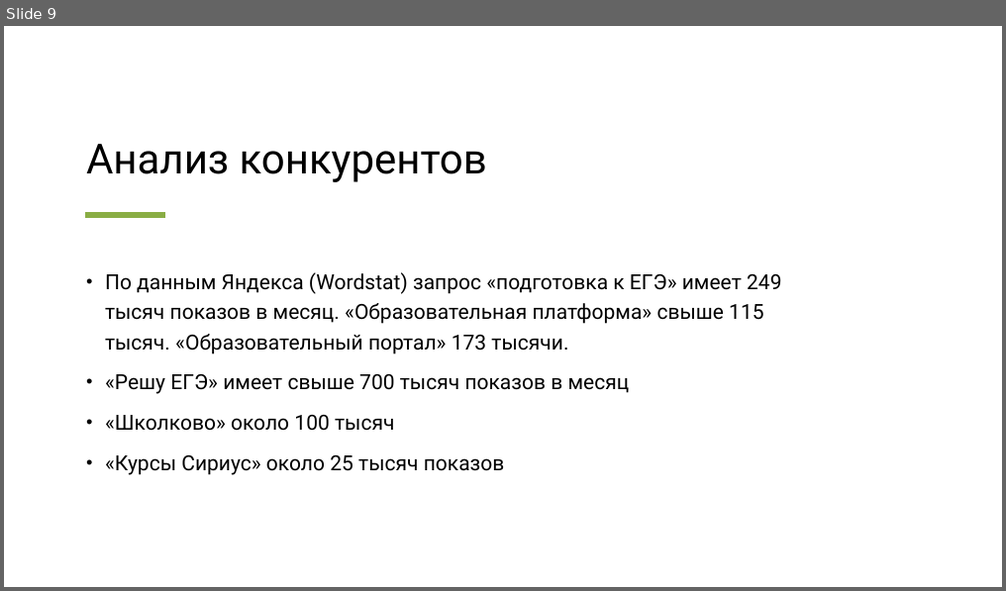
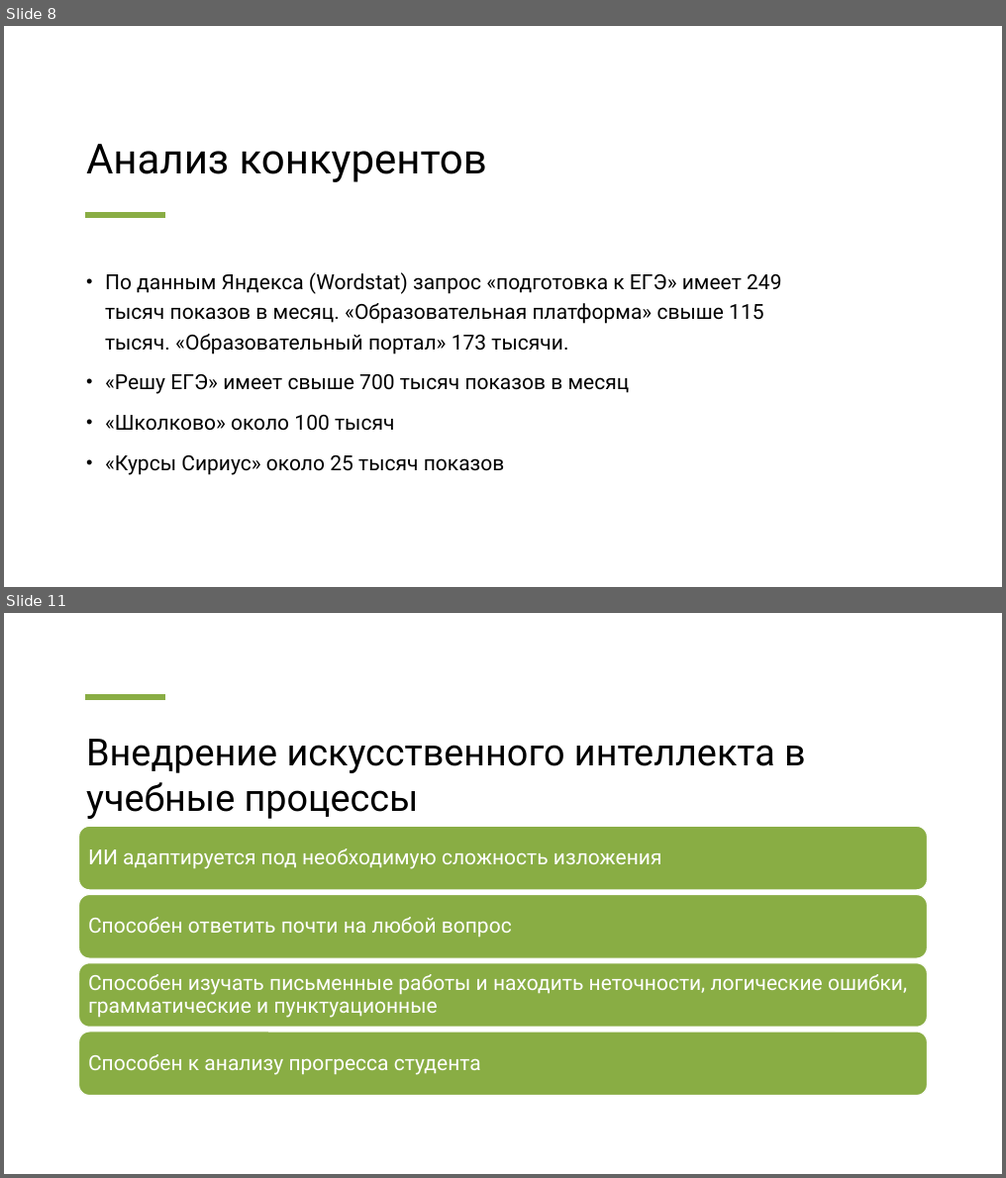
Before and after one commit to MaximTokarev2099/accessible-education, a slide deck: Проект «Доступное образование».pptx. Shown one above the other, each under a label of ours: slide 9 before the commit, slides 8 and 11 after it; the slides between them are not shown. The pictures are 1006x591 and 1006x1178 pixels, drawn with LibreOffice and Linux fonts; fonts in the diff are those of the drawing. Boxes give left, top, right and bottom in pixels: in the first picture for what was removed or moved away, otherwise in the second. Text is boxed around its words. In the diff, an @@ line names an element or a change of style, - is before the commit and + after.

```diff
--- a/Проект «Доступное образование».pptx
+++ b/Проект «Доступное образование».pptx
@@ slide 11 added at (4, 613, 1002, 1174), background #FFFFFF @@
@@ line added from (85, 697) to (165, 697), #89AD44 6 pt @@
@@ title added at (86, 739, 806, 819), 36 pt, text #000000 @@
+Внедрение искусственного интеллекта в учебные процессы
@@ group added at (79, 827, 927, 1096): 4 rounded rectangles, 4 texts @@
+ИИ адаптируется под необходимую сложность изложения
+Способен ответить почти на любой вопрос
+Способен изучать письменные работы и находить неточности, логические ошибки, грамматические и пунктуационные
+Способен к анализу прогресса студента
@@ what was slide 9 is now slide 8 @@
```
Also in this commit, not shown: 8 slides changed, 1 other slide added, 3 other files.
